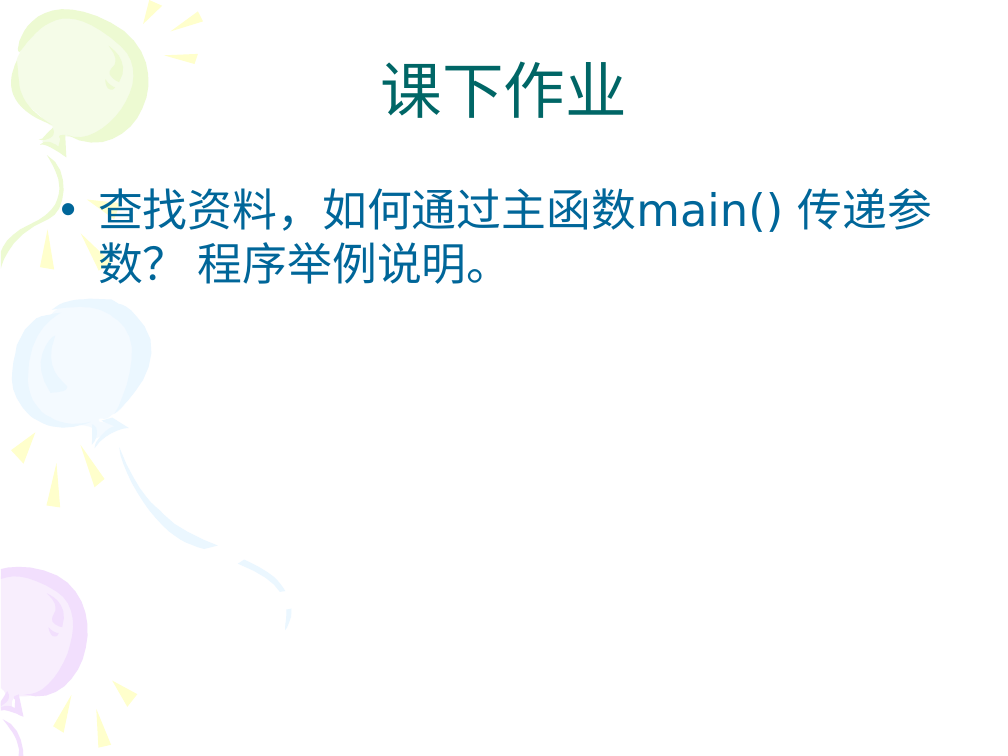
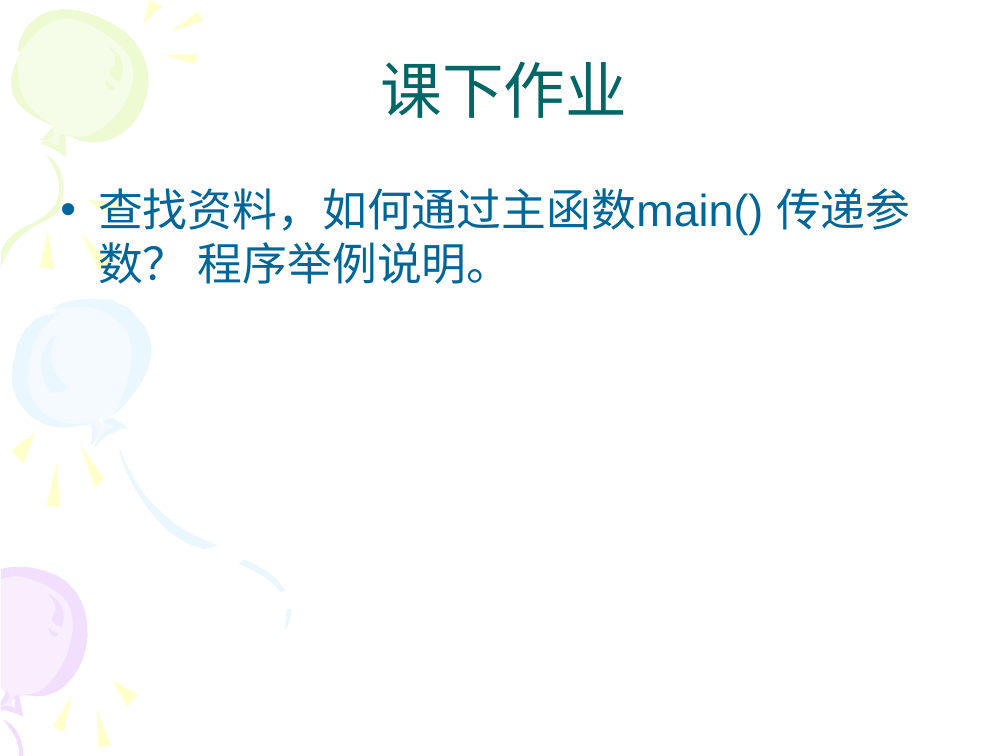
Before and after one commit to Changhe160/Changhe160.github.io, a slide deck: slide 19 of teachingRes/Cplusplus/unit03函数.ppt (slide 21 before the commit). Drawn at 1008x756 pixels with LibreOffice and Linux fonts; fonts in the diff are those of the drawing. Boxes give left, top, right and bottom in pixels: in the first picture for what was removed or moved away, otherwise in the second. Text is boxed around its words. In the diff, an @@ line names an element or a change of style, - is before the commit and + after.

```diff
--- a/teachingRes/Cplusplus/unit03函数.ppt
+++ b/teachingRes/Cplusplus/unit03函数.ppt
@@ text "查找资料，如何通过主函数main() 传递参数？ 程序举例说明。" at [98,188,910,284]: font DejaVu Sans to Arial @@
```
Also in this commit, not shown: 90 other slides changed, 2 slides removed, 1 other file.
